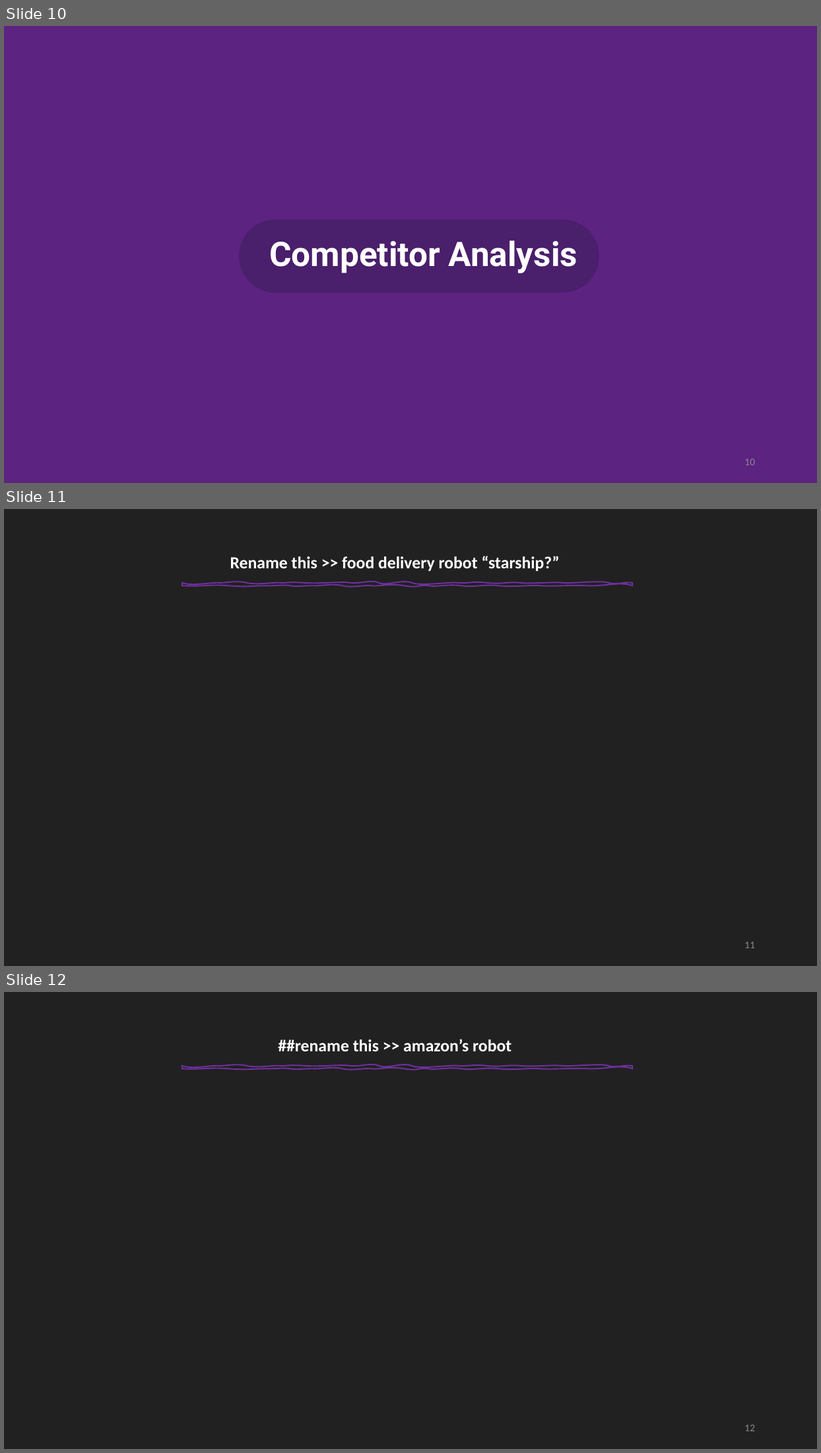
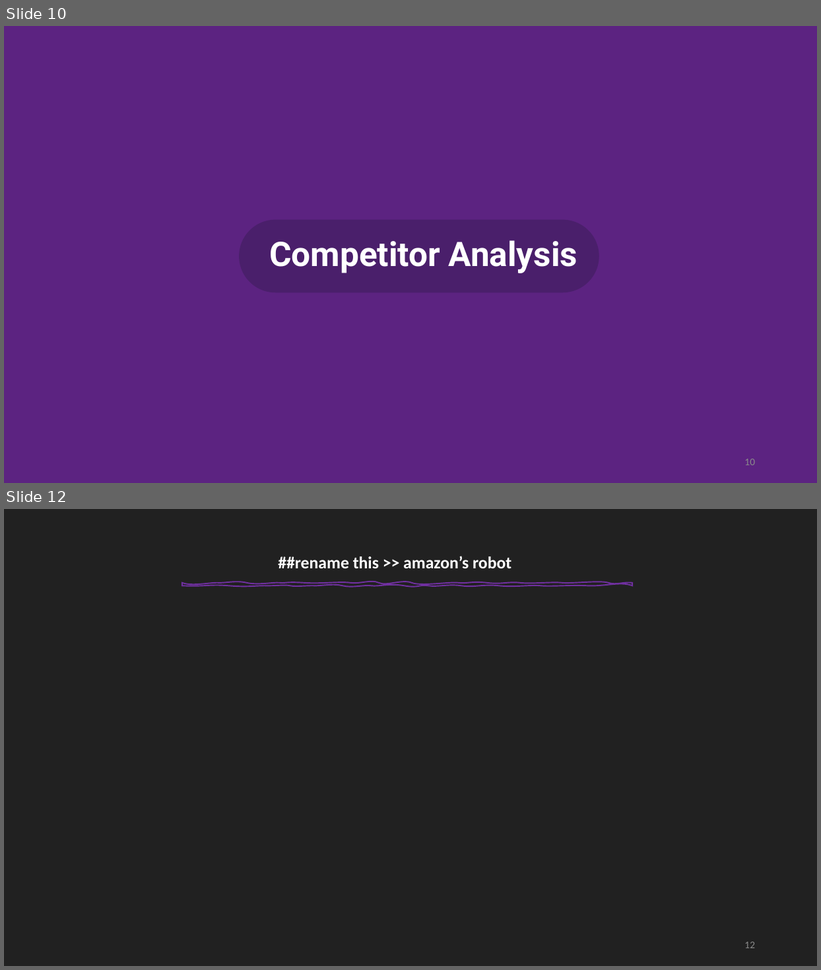
Before and after one commit to Mhd-Ghd/on-campus-delivery-robot, a slide deck: reports/report-2/Press#2.pptm. Shown one above the other, each under a label of ours: slides 10, 11 and 12 before the commit, slides 10 and 12 after it; the slides between them are not shown. The pictures are 821x1453 and 821x970 pixels, drawn with LibreOffice and Linux fonts; fonts in the diff are those of the drawing. Boxes give left, top, right and bottom in pixels: in the first picture for what was removed or moved away, otherwise in the second. Text is boxed around its words. In the diff, an @@ line names an element or a change of style, - is before the commit and + after.

```diff
--- a/reports/report-2/Press#2.pptm
+++ b/reports/report-2/Press#2.pptm
@@ slide 11 removed at <box>4,509,817,966</box>, background #212121 @@
@@ text removed at <box>230,556,560,571</box> @@
-Rename this >> food delivery robot “starship?”
@@ freeform shape removed at <box>182,583,632,586</box> @@
@@ page number removed at <box>745,942,755,949</box> @@
-11
```
Also in this commit, not shown: 3 slides changed, 2 slides added.
